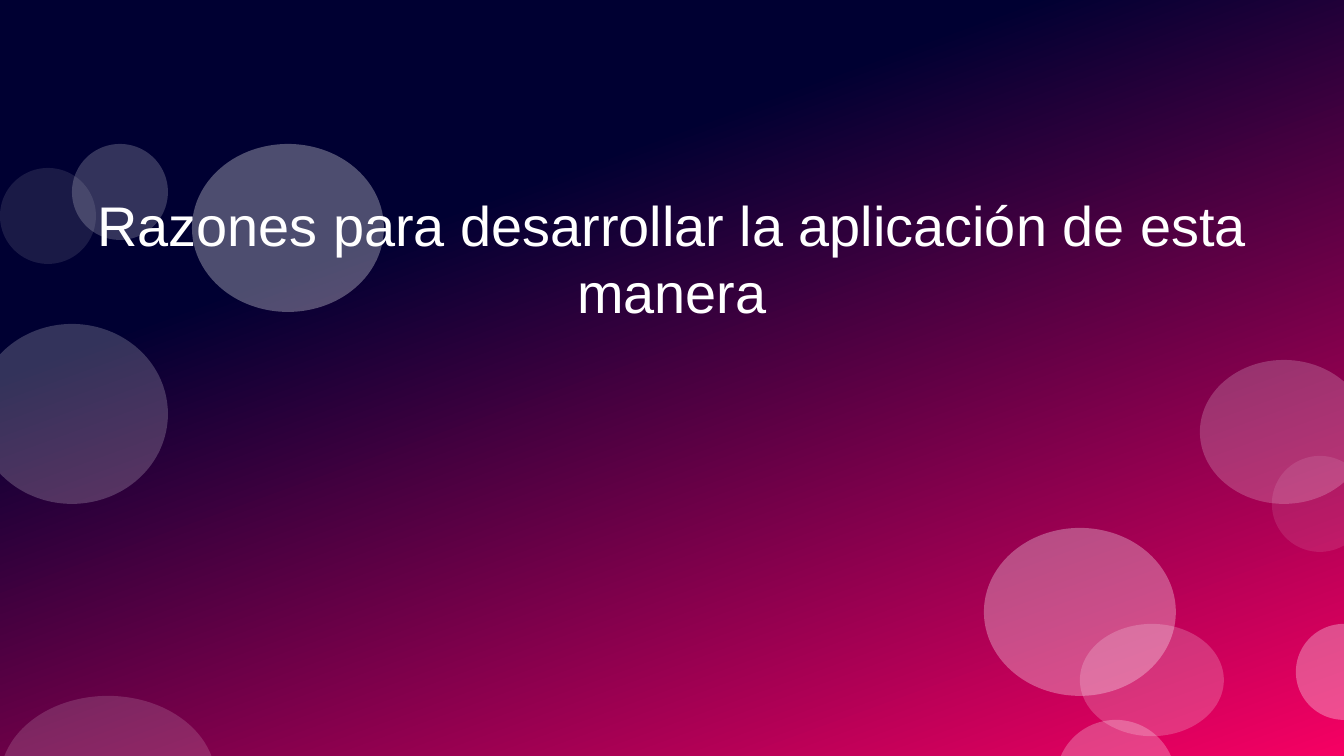
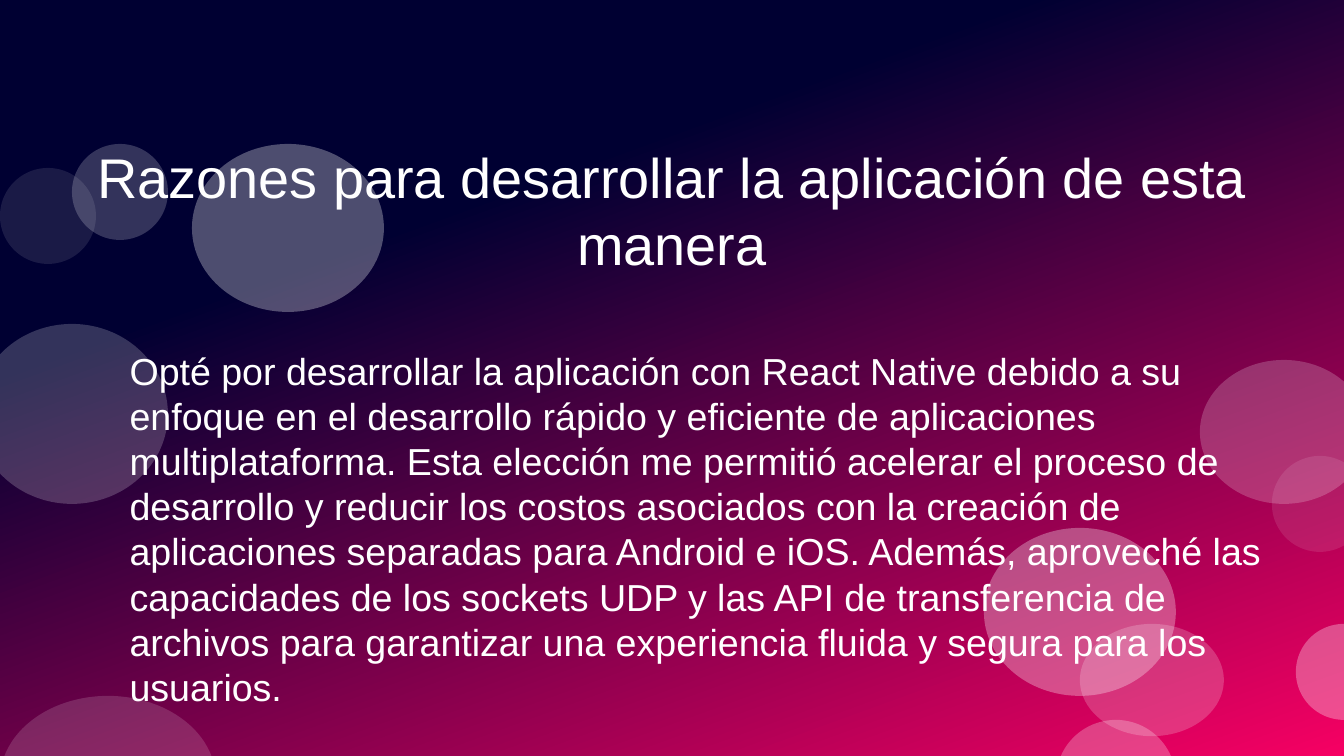
Before and after one commit to Guillermo750/integracion-dam, a slide deck: slide 6 of Defensa/Presentación/ReactNativeApp.odp. Drawn at 1344x756 pixels with LibreOffice and Linux fonts; fonts in the diff are those of the drawing. Boxes give left, top, right and bottom in pixels: in the first picture for what was removed or moved away, otherwise in the second. Text is boxed around its words. In the diff, an @@ line names an element or a change of style, - is before the commit and + after.

```diff
--- a/Defensa/Presentación/ReactNativeApp.odp
+++ b/Defensa/Presentación/ReactNativeApp.odp
@@ title "Razones para desarrollar la aplicación ...": place and size @@
-title "Razones para desarrollar la aplicación ..." at (97, 202, 1246, 314)
+title "Razones para desarrollar la aplicación ..." at (97, 154, 1246, 266)
@@ text added at (130, 356, 1261, 702), 22.2 pt, text #FFFFFF @@
+Opté por desarrollar la aplicación con React Native debido a su enfoque en el desarrollo rápido y eficiente de aplicaciones multiplataforma. Esta elección me permitió acelerar el proceso de desarrollo y reducir los costos asociados con la creación de aplicaciones separadas para Android e iOS. Además, aproveché las capacidades de los sockets UDP y las API de transferencia de archivos para garantizar una experiencia fluida y segura para los usuarios.
```
Also in this commit, not shown: 3 other slides changed, 2 slides added, 2 slides removed, 1 other file.
